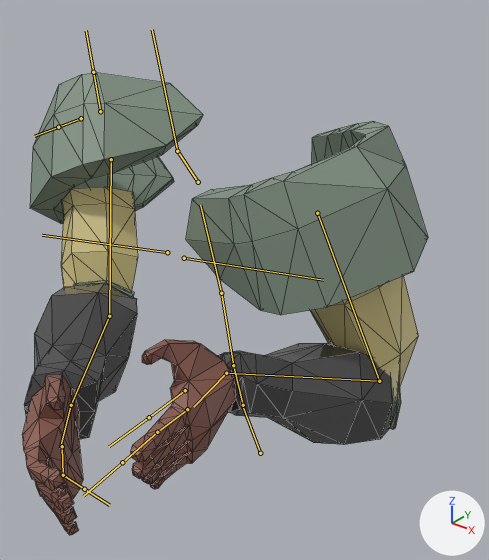
The FBX model Assets/Model/gunFighterFPS.fbx as it was, and as the next commit left it.
Rendered twice from a camera (50 mm lens) standing at (0.472, -0.593, 1.249) and looking at (0.089, -0.113, 0.952). Every picture has the same lights, and +X, +Y and +Z are marked at lower right. Both versions are drawn at frame 1 of the action 'Fiter.001|metarigDown|metarigDown|metarigAction.001'; the numbers are the values there. The bones that bend it are drawn over the model as lines. Mesh edges are drawn as thin lines.

The first picture shows 'MeshDown.001'.
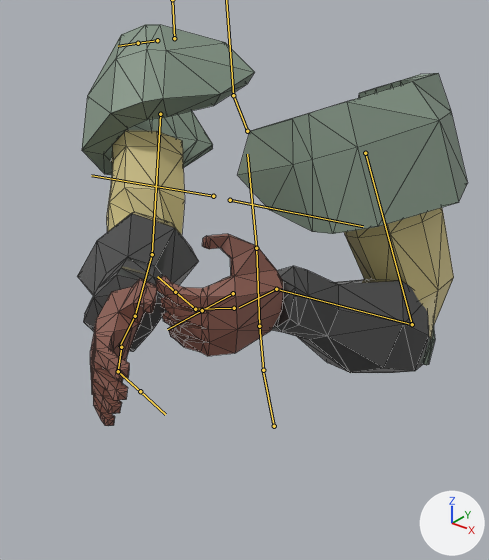
The change in detail:
Bone 'spine' (bone_spine) moves from (0.0, -0.068, 0.019) to (0.0, -0.048, -0.021).
Bone 'spine' (bone_spine) turns from (7, 0, 0) to (0, 0, 0) degrees about its own x, y and z.
Bone 'forearm.L' (bone_forearm_l) turns from (49, -5, 8) to (48, 11, 21) degrees about its own x, y and z.
Bone 'hand.L' (bone_hand_l) turns from (-6, -32, -5) to (-12, -31, 6) degrees about its own x, y and z.
Bone 'hand.R' (bone_hand_r) turns from (44, -55, -68) to (28, -61, -51) degrees about its own x, y and z.
Bone 'palm.02.R' (bone_palm_02_r) moves from (0.0, 0.0, 0.0) to (0.0, -0.001, -0.001).
Bone 'palm.02.R' (bone_palm_02_r) turns from (0, 0, -1) to (33, -2, 7) degrees about its own x, y and z.
Bone 'f_middle.01.R' (bone_f_middle_01_r) turns from (-1, 0, 3) to (65, -4, 10) degrees about its own x, y and z.

What differs and where, as boxes (x1, y1, x2, y2) in the pictures (489 x 560 px):
'MeshDown.001', posed (13% shorter)
    before: (22, 73, 428, 535)
    after: (77, 25, 467, 426)
bone 'spine', root to tip
    before: (260, 453) to (242, 405)
    after: (274, 426) to (263, 370)
bone 'forearm.L', root to tip
    before: (109, 316) to (71, 405)
    after: (152, 254) to (135, 316)
bone 'hand.L', root to tip
    before: (71, 405) to (60, 448)
    after: (135, 316) to (119, 347)
bone 'hand.R', root to tip
    before: (226, 373) to (193, 407)
    after: (276, 289) to (239, 307)
bone 'palm.02.R', root to tip
    before: (187, 409) to (157, 432)
    after: (234, 308) to (195, 309)
bone 'f_middle.01.R', root to tip
    before: (157, 432) to (122, 462)
    after: (195, 309) to (175, 292)
